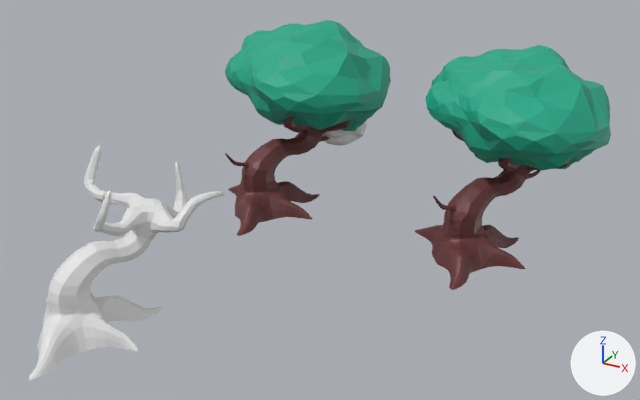
Before and after pictures for a commit that changed the FBX model Assets/Models/Assets_tutorial/drzewo_1.fbx.
Before and after are seen from a 50 mm camera at (44.5, -70.1, 37.1) aimed at (11.6, -10.3, 7.2). Arrows for +X, +Y and +Z are at lower right; the lights stay in place. Where no turn or scale is listed for an object, it has been applied to the vertices.

The older version as bpy lines, for what is in view:
```python
me_cube_003 = bpy.data.meshes.new('Cube.003')
me_cube_003.from_pydata(...)  # 2128 vertices, 4143 faces; spans x -7.9..9.1, y -12.4..10.7, z -8.6..9.6
# faces by material slot: [2223, 1920]
me_cube_003.materials.append(mat_material_001)  # brown #6a3638
me_cube_003.materials.append(mat_material)  # cyan #1ca989
me_icosphere_002 = bpy.data.meshes.new('Icosphere.002')
me_icosphere_002.from_pydata(...)  # 962 vertices, 960 faces; spans x -6.8..10.1, y -9.8..10.1, z -4.7..6.5
me_icosphere_002.materials.append(mat_material)  # cyan #1ca989
me_icosphere_004 = bpy.data.meshes.new('Icosphere.004')
me_icosphere_004.from_pydata(...)  # 162 vertices, 320 faces; spans x -2.09..2.46, y -2.82..2.94, z -1.82..1.01
me_mesh = bpy.data.meshes.new('Mesh')
me_mesh.from_pydata(...)  # 987 vertices, 934 faces; spans x -6.2..8.4, y -7.3..10.5, z -1.3..11.5
me_mesh_001 = bpy.data.meshes.new('Mesh.001')
me_mesh_001.from_pydata(...)  # 1167 vertices, 1114 faces; spans x -6.2..8.4, y -7.3..13.2, z -1.3..11.5
me_mesh_001.materials.append(mat_material_001)  # brown #6a3638
ob_cube_001 = bpy.data.objects.new('Cube.001', me_mesh)
ob_cube_001.location = (0.0, -26.56, 1.0)
ob_cube_002 = bpy.data.objects.new('Cube.002', me_mesh_001)
ob_cube_002.location = (0.0, 0.0, 1.0)
ob_cube_003 = bpy.data.objects.new('Cube.003', me_cube_003)
ob_cube_003.location = (22.57, 5.09, 8.28)
ob_icosphere = bpy.data.objects.new('Icosphere', me_icosphere_002)
ob_icosphere.location = (0.0, 5.69, 11.37)
ob_icosphere_001 = bpy.data.objects.new('Icosphere.001', me_icosphere_004)
ob_icosphere_001.location = (3.71, 8.63, 6.59)
```
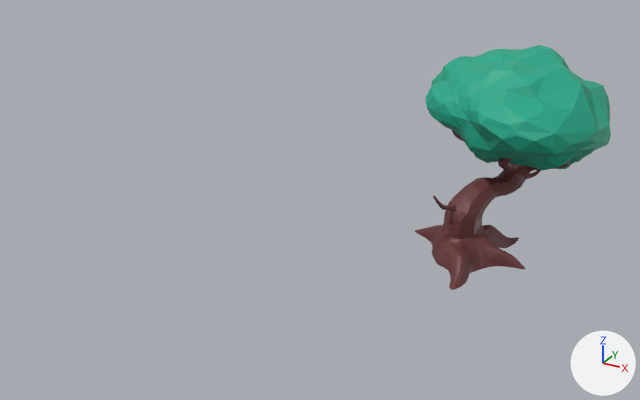
The newer file is also turned or shifted as a whole; pictures and numbers use the older file's frame.

Pixel boxes (x1, y1, x2, y2) of what changed, in the pictures (640 x 400 px):
'Icosphere', deleted
    before: (225, 20, 391, 131)
'Cube.001', deleted
    before: (29, 145, 225, 380)
'Cube.002', deleted (brown)
    before: (225, 117, 351, 236)
'Icosphere.001', deleted
    before: (321, 122, 367, 146)

Diff of the bpy script that builds the scene:
```diff
--- a/Assets/Models/Assets_tutorial/drzewo_1.fbx.py
+++ b/Assets/Models/Assets_tutorial/drzewo_1.fbx.py
@@ ob_cube_001 @@
-ob_cube_001 = bpy.data.objects.new('Cube.001', me_mesh)
-ob_cube_001.location = (0.0, -26.56, 1.0)
@@ ob_icosphere_001 @@
-ob_icosphere_001 = bpy.data.objects.new('Icosphere.001', me_icosphere_004)
-ob_icosphere_001.location = (3.71, 8.63, 6.59)
@@ ob_icosphere @@
-ob_icosphere = bpy.data.objects.new('Icosphere', me_icosphere_002)
-ob_icosphere.location = (0.0, 5.69, 11.37)
@@ ob_cube_002 @@
-ob_cube_002 = bpy.data.objects.new('Cube.002', me_mesh_001)
-ob_cube_002.location = (0.0, 0.0, 1.0)
```
